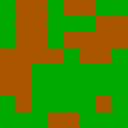
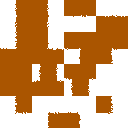
The second 128px x 128px image is a revision of the first. Changes to its layers:
added layer "roads" above "Background" over [0, 0, 128, 128]
hid "Background", painted on it over [0, 0, 128, 128]
